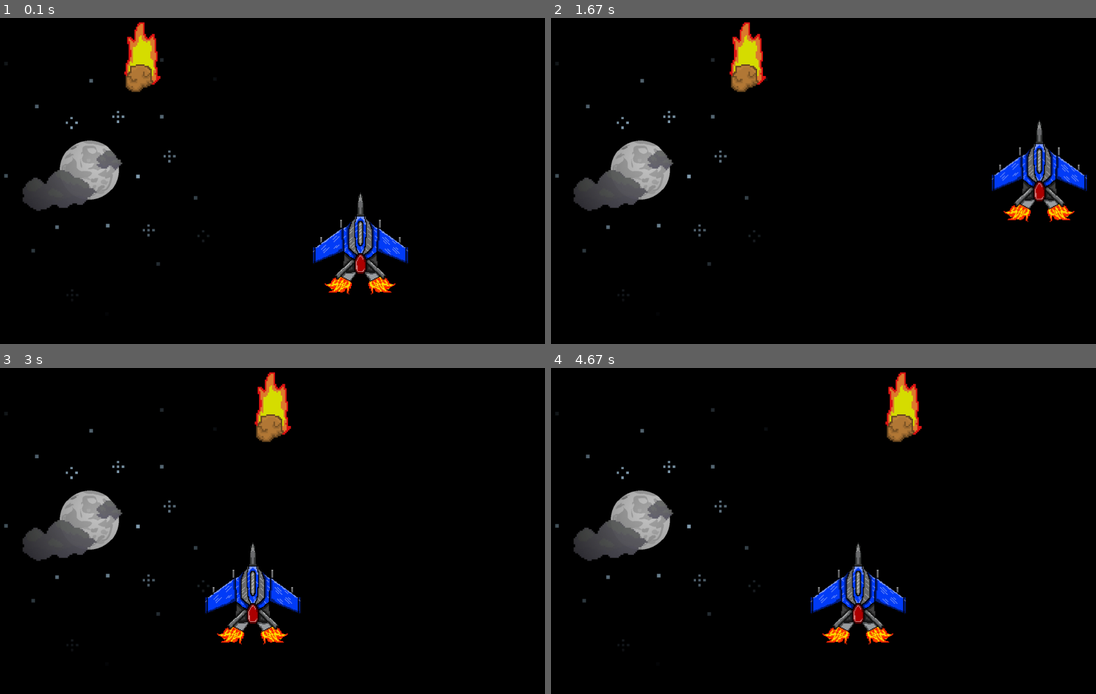
Above: before the commit, frames 1-4 (two rows, left to right).
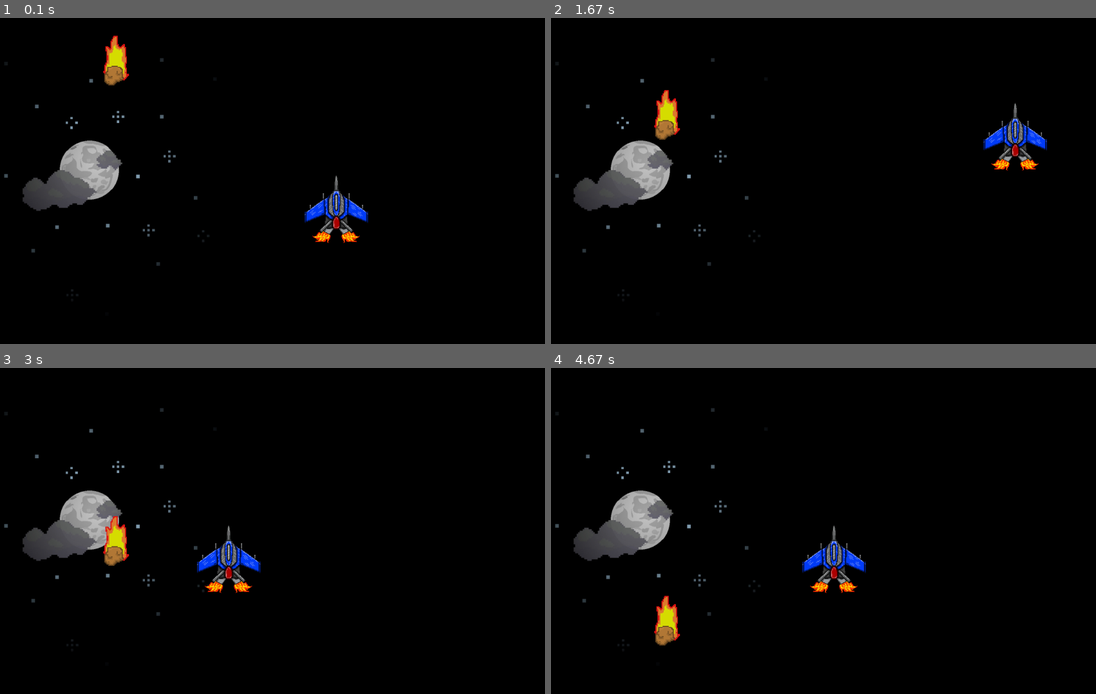
Above: after the commit, the same moments.

Repository: leonardo-walker/PYGAME
Game: pygame game, started from jogo.py
Two runs of this game, one before a commit and one after it. Both use one fixed random seed, a clock stepped at 60 frames per second and the inputs below.
Inputs:
- Up to frame 1 (0.1 s): no input
- Up to frame 2 (1.67 s): hold Right 0.33-0.8 s; hold Up 0.83-1.13 s; tap Space at 0.9, 1.23, 1.53 s; hold Right 1.17-1.63 s
- Up to frame 3 (3 s): hold Left 1.67-2.2 s; tap Space at 1.73, 2.03, 2.3, 2.63, 2.93 s; hold Down 2.23-2.53 s; hold Left 2.57-2.97 s
- Up to frame 4 (4.67 s): hold Up 3-3.37 s; tap Space at 3.07, 3.47, 3.77, 4.13, 4.53 s; hold Right 3.4-4.03 s; hold Down 4.07-4.43 s; hold Left from 4.47 s (still down)

The runs differ from the first frame. In frame 1, 4.3% of the frame differs, in the area x 18-75%, y 1-85%; in frame 2, 4.4%; in frame 3, 4.3%; in frame 4, 4.4%, in the area x 18-69%, y 1-86%.

Commit message:
movimentação meteoro meia bomba

Diff:
--- a/jogo.py
+++ b/jogo.py
@@ -34,9 +34,9 @@
     movimentoYNave = 0
     pontos = 0
     meteoro = pygame.image.load("resources/meteoro.png")
-    meteoro = pygame.transform.scale(meteoro, (208,240))
+    meteoro = pygame.transform.scale(meteoro, (148.57,171.428))
     nave = pygame.image.load("resources/nave.png")
-    nave = pygame.transform.scale(nave, (397,561.5))
+    nave = pygame.transform.scale(nave, (264.66,374.33))
     larguraNave = 397
     alturaNave = 561.5
     larguraMeteoro = 208
@@ -82,20 +82,20 @@
                 gameDisplay.blit(
                     meteoro, (movimentoXMeteoro, movimentoYMeteoro))
                 if direcao == True:
-                    if movimentoXMeteoro <= 1600 - larguraMeteoro:
-                        movimentoXMeteoro = movimentoXMeteoro + velocidade
+                    if movimentoYMeteoro <= 900 - alturaMeteoro:
+                        movimentoYMeteoro = movimentoYMeteoro + velocidade
                     else:
                         direcao = False
                         pontos = pontos + 1
-                        movimentoYMeteoro = random.randrange(0, display_altura)
+                        movimentoXMeteoro = random.randrange(0, display_altura)
                         velocidade = velocidade + 1
                 else:
-                    if movimentoXMeteoro >= 0:
-                        movimentoXMeteoro = movimentoXMeteoro - velocidade
+                    if movimentoYMeteoro >= 0:
+                        movimentoYMeteoro = movimentoYMeteoro + velocidade
                     else:
                         direcao = True
                         pontos += 1
-                        movimentoXMeteoro = random.randrange(0, display_largura)
+                        movimentoYMeteoro = random.randrange(0, display_largura)
                         velocidade = velocidade + 1
 
 
